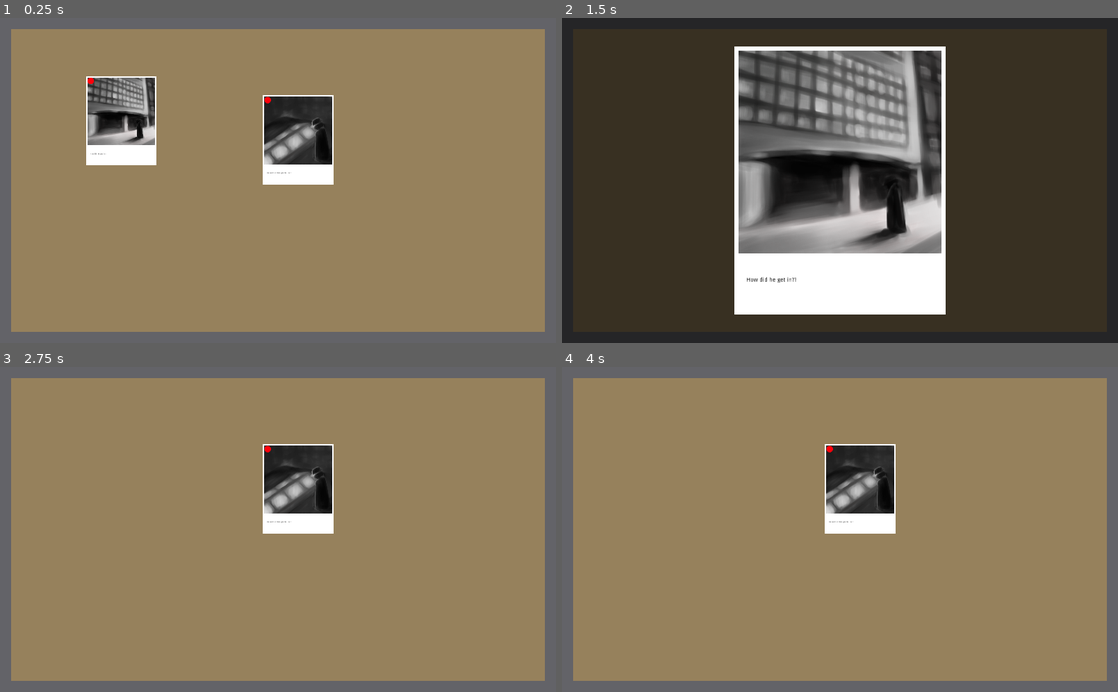
Above: before the commit, frames 1-4 (two rows, left to right).
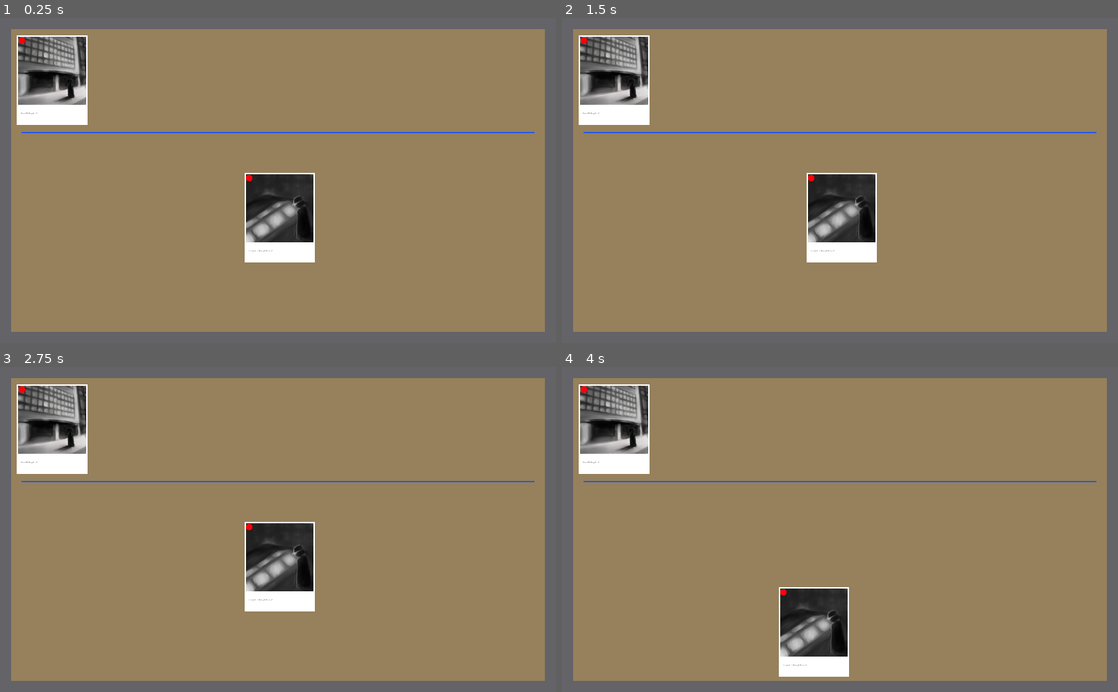
Above: after the commit, the same moments.

Repository: IanWark/VGADGameJamWinter2019
Game: Godot game, scene res://scenes/game_screen.tscn
Two runs of this game, one before a commit and one after it. Both use one fixed random seed, a clock stepped at 60 frames per second and the inputs below.
Inputs (mouse positions are in pixels of both pictures, inside the frame that each line leads up to):
- Up to frame 1 (0.25 s): no input
- Up to frame 2 (1.5 s): tap Enter at 0.5 s; move the mouse to (684, 122) at 0.52 s; press the mouse at (684, 122) at 0.53 s; tap Space at 1.25 s; move the mouse to (862, 141) at 1.27 s; release the mouse at (862, 141) at 1.28 s; right-click (862, 141) at 1.35 s
- Up to frame 3 (2.75 s): tap Enter at 2 s; move the mouse to (278, 529) at 2.02 s; press the mouse at (278, 529) at 2.03 s
- Up to frame 4 (4 s): tap Space at 2.75 s; move the mouse to (812, 594) at 2.77 s; release the mouse at (812, 594) at 2.78 s; right-click (812, 594) at 2.85 s; tap Enter at 3.5 s; move the mouse to (1006, 578) at 3.52 s; press the mouse at (1006, 578) at 3.53 s

The runs differ from the first frame. In frame 1, 14% of the frame differs, in the area x 3-97%, y 5-76%; in frame 2, 98%, in the area x 0-100%, y 0-100%; in frame 3, 10%; in frame 4, 11%.

Commit message:
Add submitted events area

Diff:
--- a/scenes/game_screen.tscn
+++ b/scenes/game_screen.tscn
@@ -1,8 +1,8 @@
 [gd_scene load_steps=8 format=2]
 
 [ext_resource path="res://scripts/main.gd" type="Script" id=1]
-[ext_resource path="res://scenes/event_0_jam.tscn" type="PackedScene" id=2]
-[ext_resource path="res://scenes/event_1_a.tscn" type="PackedScene" id=3]
+[ext_resource path="res://scenes/event_1_a.tscn" type="PackedScene" id=2]
+[ext_resource path="res://scenes/event_0_jam.tscn" type="PackedScene" id=3]
 
 [sub_resource type="Gradient" id=1]
 
@@ -70,16 +70,63 @@
 stretch_mode = 0
 _sections_unfolded = [ "Margin", "Mouse" ]
 
-[node name="Event_0_JAM" parent="." index="1" instance=ExtResource( 2 )]
+[node name="Event" parent="." index="1" instance=ExtResource( 2 )]
 
-position = Vector2( 223.16, 189.686 )
+position = Vector2( 515, 369 )
 
-[node name="Event" parent="." index="2" instance=ExtResource( 3 )]
+[node name="Submitted Events" type="Container" parent="." index="2"]
 
-position = Vector2( 549, 225 )
+anchor_left = 0.0
+anchor_top = 0.0
+anchor_right = 1.0
+anchor_bottom = 0.0
+margin_left = 20.0
+margin_top = 20.0
+margin_right = -20.0
+margin_bottom = 210.0
+rect_pivot_offset = Vector2( 0, 0 )
+rect_clip_content = false
+mouse_filter = 0
+mouse_default_cursor_shape = 0
+size_flags_horizontal = 1
+size_flags_vertical = 1
+_sections_unfolded = [ "Margin", "Rect" ]
+
+[node name="ColorRect" type="ColorRect" parent="Submitted Events" index="0"]
+
+anchor_left = 0.0
+anchor_top = 1.0
+anchor_right = 1.0
+anchor_bottom = 1.0
+margin_left = 20.0
+margin_right = -20.0
+margin_bottom = 3.0
+rect_pivot_offset = Vector2( 0, 0 )
+rect_clip_content = false
+mouse_filter = 0
+mouse_default_cursor_shape = 0
+size_flags_horizontal = 1
+size_flags_vertical = 1
+color = Color( 0.151566, 0.356856, 0.902344, 1 )
+_sections_unfolded = [ "Margin", "Rect" ]
+
+[node name="Event_0_JAM" parent="Submitted Events" index="1" instance=ExtResource( 3 )]
+
+position = Vector2( 76.1601, 94.7941 )
+
+[node name="Line2D" type="Line2D" parent="Submitted Events" index="2"]
+
+position = Vector2( 495, 300.25 )
+scale = Vector2( 0.25, 5.125 )
+points = PoolVector2Array( 0, 0, 0, 0 )
+width = 10.0
+default_color = Color( 0.4, 0.5, 1, 1 )
+sharp_limit = 2.0
+round_precision = 8
 
 [node name="ItemViewBG" type="ColorRect" parent="." index="3"]
 
+editor/display_folded = true
 visible = false
 anchor_left = 0.0
 anchor_top = 0.0
